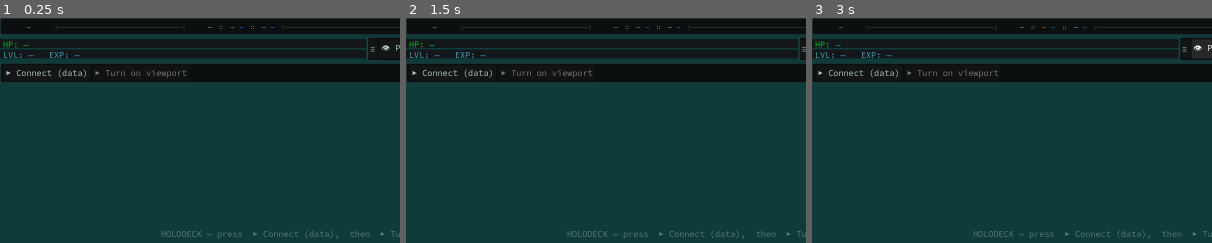
Above: before the commit, frames 1-3 (left to right).
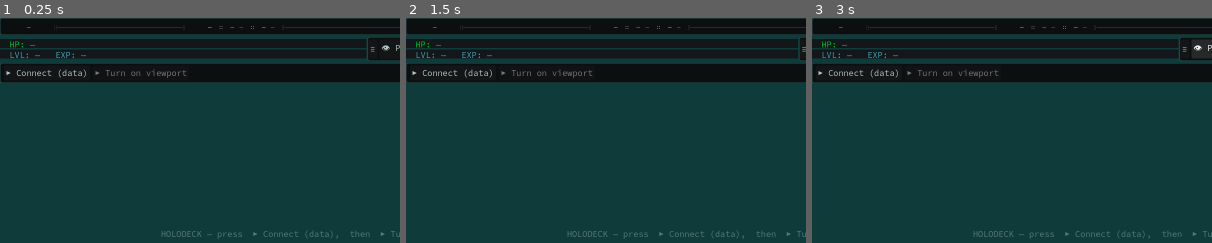
Above: after the commit, the same moments.

Repository: DazzlingDukeOfLazers/raves-of-qud
Game: Godot game, scene res://MainFrame.tscn
Same seed, same stepped clock (60 frames per second), same inputs: the game is played once before the commit and once after it. This scene is started directly instead of the project's main scene.
Inputs:
- Up to frame 1 (0.25 s): no input
- Up to frame 2 (1.5 s): click "≡" at 0.5 s; click "👁 Perceived" at 1.25 s
- Up to frame 3 (3 s): click "≡" at 2 s; click "👁 Full" at 2.75 s
The pictures show only the part of the screen within x 0-50%, y 0-50%; the shares and areas given below are measured in that part.

The runs differ from the first frame. In frame 1, 0.3% of the frame differs, in the area x 0-22%, y 10-18%; in frame 2, 0.3%; in frame 3, 0.3%.

Commit message:
Row 2: horizontal pass — inset vitals text to Qud's column
The HP/LVL text started at x8 while Qud insets it to x~21 (aligned with the
avatar column above). Bumped the label offset 6->19. Now "HP:" and "LVL:"
both start at x21 == Qud.

The numbers still drift right (Qud "21" at 64 vs 72) because Raves' row-2
text renders ~15% wider than Qud's at this size — a font-width residual, same
class as the top-bar tracking. Left edges are the anchor and now match.

Co-Authored-By: Claude Opus 4.8 <noreply@anthropic.com>

Diff:
--- a/godot/MainFrame.gd
+++ b/godot/MainFrame.gd
@@ -332,7 +332,7 @@
 	pb.mouse_filter = Control.MOUSE_FILTER_IGNORE
 	row.add_child(pb)
 	lbl.set_anchors_preset(Control.PRESET_FULL_RECT)
-	lbl.offset_left = 6                        # small left inset for the text, like Qud
+	lbl.offset_left = 19                       # inset the text to ~x21, aligning with the avatar column (Qud)
 	lbl.horizontal_alignment = HORIZONTAL_ALIGNMENT_LEFT
 	lbl.vertical_alignment = VERTICAL_ALIGNMENT_CENTER
 	lbl.mouse_filter = Control.MOUSE_FILTER_IGNORE
